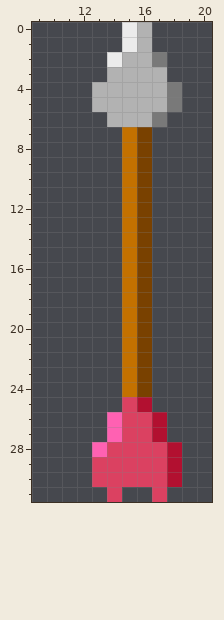
Pixel-art sprite -- assets/sprites/arrow.png. Above: the version before the commit.
The file is 32x32 pixels. Shown: x 9..20, y 0..31.
New version:
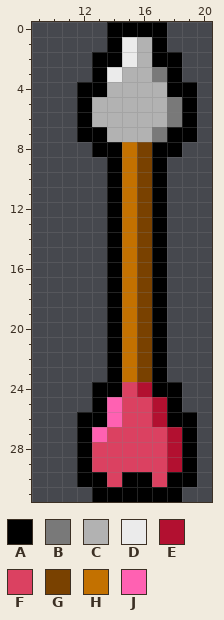
Palette (. is transparent): A #000000  B #797979  C #b2b2b2  D #ebebeb  E #b21030  F #db4161  G #794100  H #c37100  J #ff61b2
Change:
@@ x 9..20 @@
- 0 ......DC....
- 1 ......DC....
- 2 .....DCCB...
- 3 .....CCCC...
- 4 ....CCCCCB..
- 5 ....CCCCCB..
- 6 .....CCCB...
- 7 ......HG....
- 8 ......HG....
- 9 ......HG....
-10 ......HG....
-11 ......HG....
-12 ......HG....
-13 ......HG....
-14 ......HG....
-15 ......HG....
-16 ......HG....
-17 ......HG....
-18 ......HG....
-19 ......HG....
-20 ......HG....
-21 ......HG....
-22 ......HG....
-23 ......HG....
-24 ......HG....
-25 ......FE....
-26 .....JFFE...
-27 .....JFFE...
-28 ....JFFFFE..
-29 ....FFFFFE..
-30 ....FFFFFE..
-31 .....F..F...
+ 0 .....AAAA...
+ 1 .....ADCA...
+ 2 ....AADCAA..
+ 3 ....ADCCBA..
+ 4 ...AACCCCAA.
+ 5 ...ACCCCCBA.
+ 6 ...ACCCCCBA.
+ 7 ...AACCCBAA.
+ 8 ....AAHGAA..
+ 9 .....AHGA...
+10 .....AHGA...
+11 .....AHGA...
+12 .....AHGA...
+13 .....AHGA...
+14 .....AHGA...
+15 .....AHGA...
+16 .....AHGA...
+17 .....AHGA...
+18 .....AHGA...
+19 .....AHGA...
+20 .....AHGA...
+21 .....AHGA...
+22 .....AHGA...
+23 .....AHGA...
+24 ....AAFEAA..
+25 ....AJFFEA..
+26 ...AAJFFEAA.
+27 ...AJFFFFEA.
+28 ...AFFFFFEA.
+29 ...AFFFFFEA.
+30 ...AAFAAFAA.
+31 ....AAAAAA..
